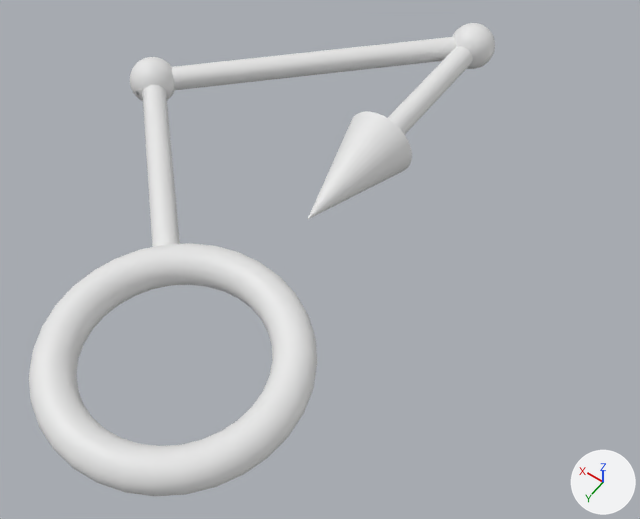
One commit to the OBJ model Assets/Modules/Azure/Assets/Arrows/Arrow-174.obj: the scene before it, then after it.
One viewpoint serves both versions: a 50 mm lens placed at (-1.3, 0.99, 2.54), pointed at (-0.1, -0.7, -0.12). Every picture has the same lights, and +X, +Y and +Z are marked at lower right. Where no turn or scale is listed for an object, it has been applied to the vertices. Vertices at the same position are counted once.

The scene before the commit, as lines of its bpy script (objects in view):
```python
me_arrow_174 = bpy.data.meshes.new('Arrow-174')
me_arrow_174.from_pydata(...)  # 3281 vertices, 3143 faces; spans x -0.47..1.1, y -2.1..0.47, z -0.15..0.15
ob_arrow_174 = bpy.data.objects.new('Arrow-174', me_arrow_174)
ob_arrow_174.location = (0.0, 0.0, 0.0)
```
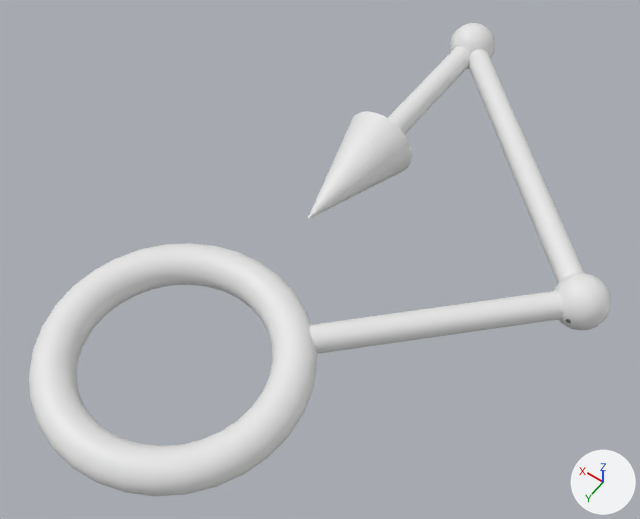
Scene script edits in JSON lines:
```json
{"block": "me_arrow_174", "where": "# used by ob_arrow_174; location = (0.0, 0.0, 0.0)"}
{"op": "remove", "block": "me_arrow_174", "code": "me_arrow_174.from_pydata(...)  # 3281 vertices, 3143 faces; spans x -0.47..1.1, y -2.1..0.47, z -0.15..0.15"}
{"op": "add", "block": "me_arrow_174", "code": "me_arrow_174.from_pydata(...)  # 3280 vertices, 3143 faces; spans x -1.1..0.47, y -2.1..0.47, z -0.15..0.15"}
{"block": "me_arrow_174", "change": "me_arrow_174 part 1: a new loose piece of 1009 vertices spanning x -1.1..-0.9, y -1.1..-0.9, z -0.1..0.1"}
{"block": "me_arrow_174", "change": "me_arrow_174 part 2: the loose piece of 1010 vertices spanning x 0.9..1.1, y -1.1..-0.9, z -0.1..0.1 is deleted"}
{"block": "me_arrow_174", "change": "me_arrow_174 part 3"}
{"block": "me_arrow_174", "change": "124 vertices are removed from x -0.04..1.04, y -2.04..-0.25, z -0.05..0.05"}
{"block": "me_arrow_174", "change": "140 faces are deleted"}
{"block": "me_arrow_174", "change": "4 vertices move within x -0.02..0.02, y -2.1..-1.9, z 0.0"}
{"block": "me_arrow_174", "change": "82 vertices are added at x -1.04..0.03, y -2.03..-0.25, z -0.05..0.05"}
{"block": "me_arrow_174", "change": "26 new vertices lie (1.0, -1.0, 0.0) away from vertices in x -1.04..-0.96, y -1.04..-0.96, z -0.05..0.05"}
{"block": "me_arrow_174", "change": "11 new vertices lie (0.72, 0.71, 0.0) away from vertices in x -1.04..-0.97, y -1.03..-0.96, z -0.05..0.05"}
{"block": "me_arrow_174", "change": "5 new vertices lie (0.71, 0.72, 0.0) away from vertices in x -1.03..-1.02, y -0.98..-0.97, z -0.04..0.04"}
{"block": "me_arrow_174", "change": "140 new faces join them"}
```

What differs and where, as boxes [x1, y1, x2, y2] in the pictures (640 x 519 px; the box of a moved part takes in the faces that stretch with it):
```json
{"object": "Arrow-174", "change": "reshaped", "before": [29, 23, 495, 496], "after": [29, 23, 611, 496], "on screen": "25% wider"}
{"part": 1, "of": "me_arrow_174", "change": "added", "after": [554, 273, 611, 330]}
{"part": 2, "of": "me_arrow_174", "change": "deleted", "before": [130, 57, 175, 101]}
{"part": 3, "of": "me_arrow_174", "change": "moved or reshaped", "before": [142, 37, 456, 247], "after": [309, 49, 584, 354]}
```
